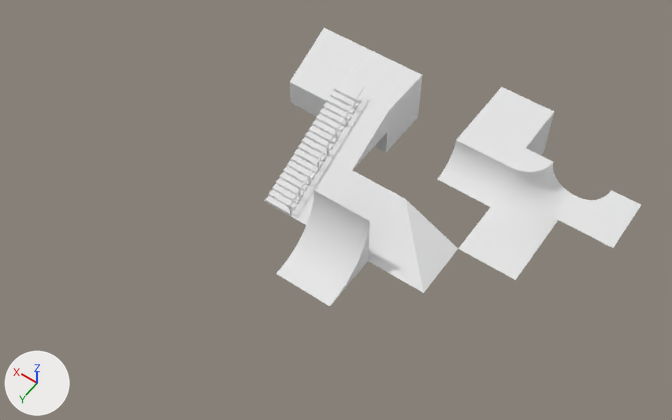
An edit to the FBX model Assets/fbx/skatepark.fbx, drawn before and after from the same camera.
Camera for both pictures: a camera (50 mm lens) standing at (-3.69, 18.85, 22.4) and looking at (6.76, 4.21, -0.6). Every picture has the same lights, and +X, +Y and +Z are marked at lower left. Where no turn or scale is listed for an object, it has been applied to the vertices. Vertices at the same position are counted once.

Names of what the first picture shows: 'basin-T', 'basin-floorX', 'basin-innieL', 'basin-outieL', 'basin-rampL', 'basin-rampT', 'basin-stairT', 'floor-rampT', 'floor-stairT', 'floorX', 'halfpipeT', 'platformX'.
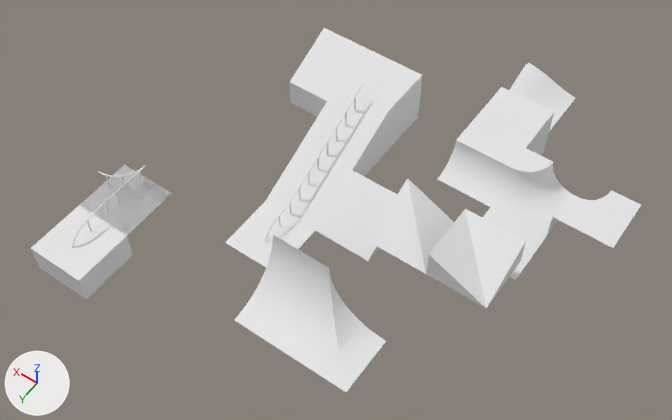
Changed parts and their boxes (x1, y1, x2, y2) in the pictures (672 x 420 px):
'halfpipeT', moved
    before: (276, 190, 370, 306)
    after: (234, 234, 329, 355)
'basin-rampL', mesh moved
    before: (368, 199, 458, 293)
    after: (369, 178, 454, 274)
'basin-rampL.001', added
    after: (426, 209, 526, 308)
'floor-rail-endT', added
    after: (31, 205, 133, 300)
'halfpipeL', added
    after: (289, 271, 386, 392)
'floor-stairT', reshaped
    before: (301, 85, 389, 170)
    after: (302, 82, 389, 176)
'basin-railL', added
    after: (80, 165, 172, 235)
'basin-rail-endT', added
    after: (225, 202, 315, 267)
'floor-bump-L', added
    after: (510, 63, 575, 131)
'basin-railI', added
    after: (99, 166, 145, 215)
'basin-floorX', unchanged, covered by the edit
    before: (458, 207, 547, 280)
    after: (482, 207, 547, 280)

Diff of the bpy script that builds the scene:
```diff
--- a/Assets/fbx/skatepark.fbx.py
+++ b/Assets/fbx/skatepark.fbx.py
@@ me_cube_015 @@
 me_cube_015.from_pydata(...)  # 5 vertices, 4 faces; spans x -1.0..1.0, y -1.0..1.0, z -1.0..0.0
+# me_cube_015 part 1: the whole mesh is moved by (0.0, 0.0, 1.0)
 me_cube_015.materials.append(mat_vertex)
@@ me_cube_026 @@
-me_cube_026.from_pydata(...)  # 131 vertices, 81 faces; spans x -1.0..1.0, y -1.04..1.04, z -0.02..1.46
+me_cube_026.from_pydata(...)  # 92 vertices, 52 faces; spans x -1.0..1.0, y -1.04..1.04, z -1.0..1.66
+# me_cube_026 part 2
+# 43 vertices are removed from x 0.0..1.0, y -1.0..1.0, z 0.0..1.0
+# 39 faces are deleted
+# 48 vertices in x -0.03..0.02, y -1.04..1.04, z 0.39..1.46 move by (0.0, 0.0, 0.2)
+# 4 vertices are added at (-1.0, -1.0, -1.0), (1.0, -1.0, -1.0), (1.0, 1.0, -1.0), (-1.0, 1.0, -1.0)
+# 10 new faces join them
 me_cube_026.materials.append(mat_vertex)
@@ me_cube_037 @@
+me_cube_037.from_pydata([(1.0, 1.0, 1.0), (1.0, -1.0, 1.0), (-1.0, 1.0, 0.0), (-1.0, -1.0, 1.0), (1.0, 1.0, 0.0), (-1.0, -1.0, 0.0)], [], [(3, 1, 2), (0, 2, 1), (3, 2, 5), (2, 0, 4)])
+me_cube_037.materials.append(mat_vertex)  # white #e7e7e7
@@ ob_halfpipet @@
 ob_halfpipet = bpy.data.objects.new('halfpipeT', me_mesh)
-ob_halfpipet.location = (6.0, 6.0, 0.0)
+ob_halfpipet.location = (6.0, 8.0, 0.0)
@@ ob_floor_rail_endt @@
+ob_floor_rail_endt = bpy.data.objects.new('floor-rail-endT', me_mesh_1)  # 112 vertices, 96 faces; spans x -1.0..1.0, y -1.0..1.0, z -1.0..0.62; in mat_vertex (white #e7e7e7)
+ob_floor_rail_endt.location = (12.0, 10.0, 0.0)
@@ ob_halfpipel @@
+ob_halfpipel = bpy.data.objects.new('halfpipeL', me_mesh_005)  # 79 vertices, 58 faces; spans x -1.0..1.0, y -1.0..1.0, z -1.0..1.0; in mat_vertex (white #e7e7e7)
+ob_halfpipel.location = (4.0, 8.0, 0.0)
@@ ob_basin_rampl_001 @@
+ob_basin_rampl_001 = bpy.data.objects.new('basin-rampL.001', me_cube_037)
+ob_basin_rampl_001.location = (2.0, 4.0, 0.0)
@@ ob_basin_raill @@
+ob_basin_raill = bpy.data.objects.new('basin-railL', me_mesh_003_1)  # 252 vertices, 219 faces; spans x -1.0..1.0, y -1.0..1.0, z -0.04..0.63; in mat_vertex (white #e7e7e7)
+ob_basin_raill.location = (12.0, 8.0, 0.0)
@@ ob_floor_bump_l @@
+ob_floor_bump_l = bpy.data.objects.new('floor-bump-L', me_cube_038)  # 161 vertices, 136 faces; spans x -1.0..1.0, y -1.0..1.0, z -1.0..-0.4; in mat_vertex (white #e7e7e7)
+ob_floor_bump_l.location = (4.0, -4.0, 0.0)
@@ ob_basin_rail_endt @@
+ob_basin_rail_endt = bpy.data.objects.new('basin-rail-endT', me_mesh_002_1)  # 108 vertices, 91 faces; spans x -1.0..1.0, y -1.0..1.0, z -1.08..-0.37; in mat_vertex (white #e7e7e7)
+ob_basin_rail_endt.location = (8.0, 6.0, 0.0)
@@ ob_basin_raili @@
+ob_basin_raili = bpy.data.objects.new('basin-railI', me_mesh_004)  # 84 vertices, 43 faces; spans x -1.0..1.0, y -1.0..1.0, z -0.04..0.63; in mat_vertex (white #e7e7e7)
+ob_basin_raili.location = (12.0, 8.0, 0.0)
```
